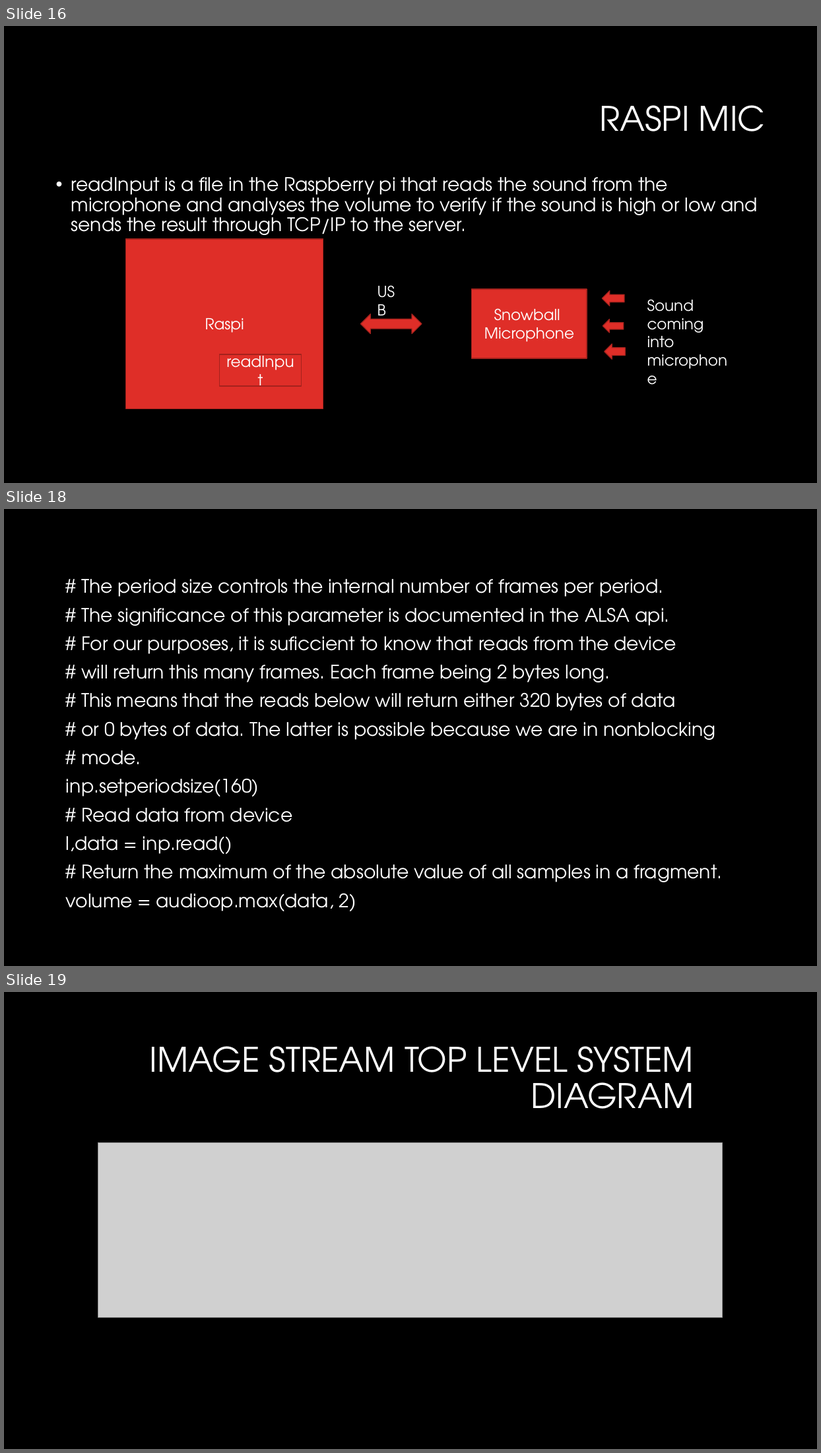
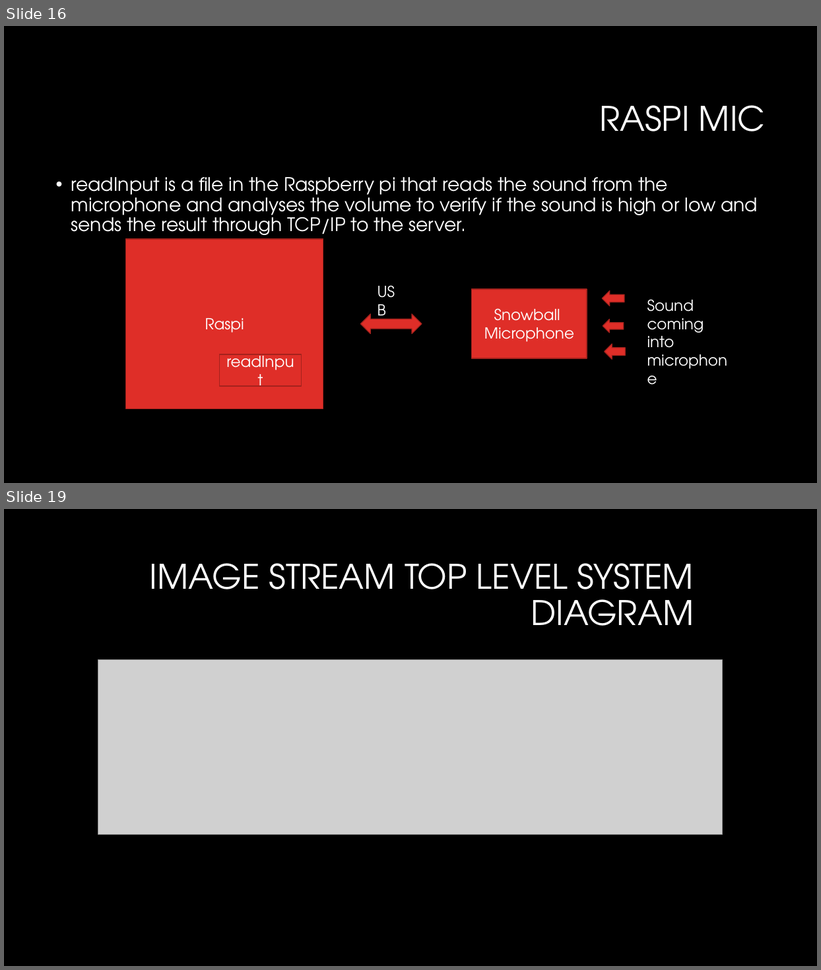
Before and after one commit to saeedalavinia/Sysc3010_Term_Project, a slide deck: Baby monitor System_codeReview.pptx. Shown one above the other, each under a label of ours: slides 16, 18 and 19 before the commit, slides 16 and 19 after it; the slides between them are not shown. The pictures are 821x1453 and 821x970 pixels, drawn with LibreOffice and Linux fonts; fonts in the diff are those of the drawing; grey boxes stand for pictures; background and template pictures are left out. Boxes give left, top, right and bottom in pixels: in the first picture for what was removed or moved away, otherwise in the second. Text is boxed around its words. In the diff, an @@ line names an element or a change of style, - is before the commit and + after.

```diff
--- a/Baby monitor System_codeReview.pptx
+++ b/Baby monitor System_codeReview.pptx
@@ slide 18 removed at bbox=[4, 509, 817, 966], background #000000 @@
@@ text removed at bbox=[66, 579, 722, 912] @@
-# The period size controls the internal number of frames per period.
-# The significance of this parameter is documented in the ALSA api.
-# For our purposes, it is suficcient to know that reads from the device
-# will return this many frames. Each frame being 2 bytes long.
-# This means that the reads below will return either 320 bytes of data
-# or 0 bytes of data. The latter is possible because we are in nonblocking
-# mode.
-inp.setperiodsize(160)
-# Read data from device
-l,data = inp.read()
-# Return the maximum of the absolute value of all samples in a fragment.
-volume = audioop.max(data, 2)
```
Also in this commit, not shown: 2 slides added, 1 other slide removed.
